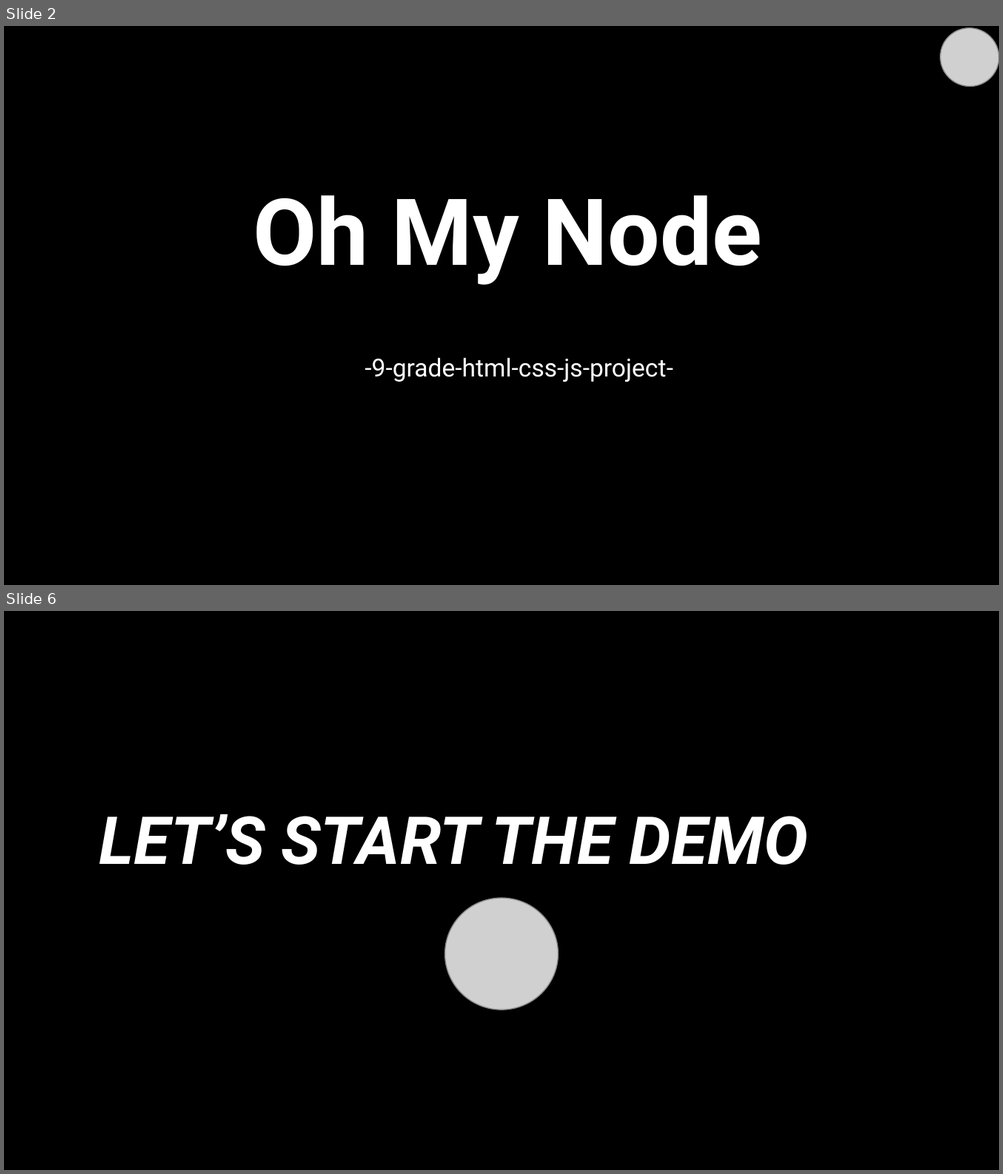
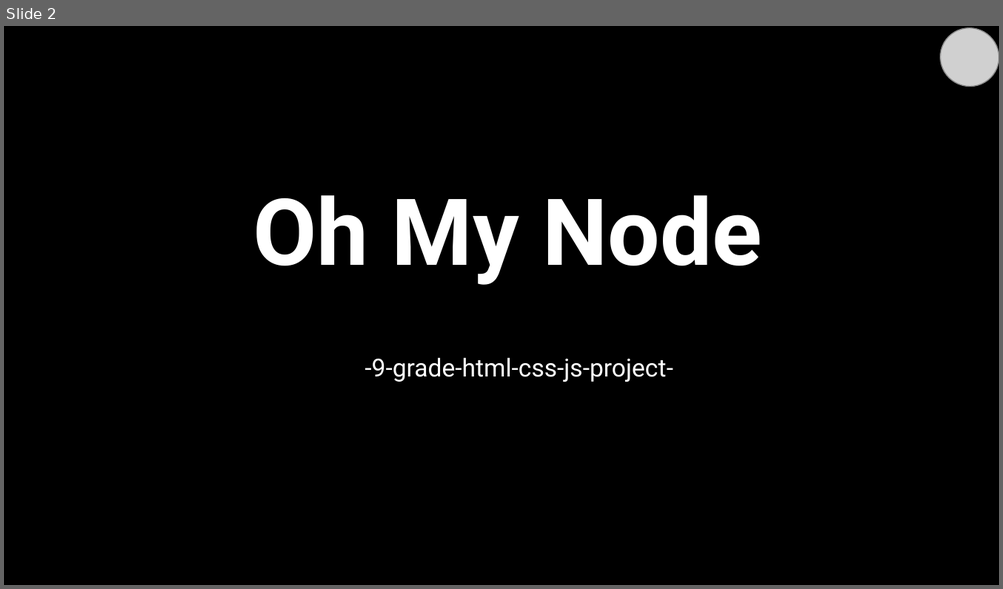
Before and after one commit to codingburgas/2526-dual-education-oh-my-node, a slide deck: docs/Oh My Node-Presentation.pptx. Shown one above the other, each under a label of ours: slides 2 and 6 before the commit, slide 2 after it; the slides between them are not shown. The pictures are 1003x1174 and 1003x589 pixels, drawn with LibreOffice and Linux fonts; fonts in the diff are those of the drawing; grey boxes stand for pictures; background and template pictures are left out. Boxes give left, top, right and bottom in pixels: in the first picture for what was removed or moved away, otherwise in the second. Text is boxed around its words. In the diff, an @@ line names an element or a change of style, - is before the commit and + after.

```diff
--- a/docs/Oh My Node-Presentation.pptx
+++ b/docs/Oh My Node-Presentation.pptx
@@ slide 6 removed at [4, 611, 999, 1170], background picture (left out) @@
@@ text removed at [99, 814, 808, 865] @@
-LET’S START THE DEMO
@@ picture removed at [444, 898, 558, 1010] @@
```
Also in this commit, not shown: 2 slides changed, 2 slides added, 1 other slide removed.
